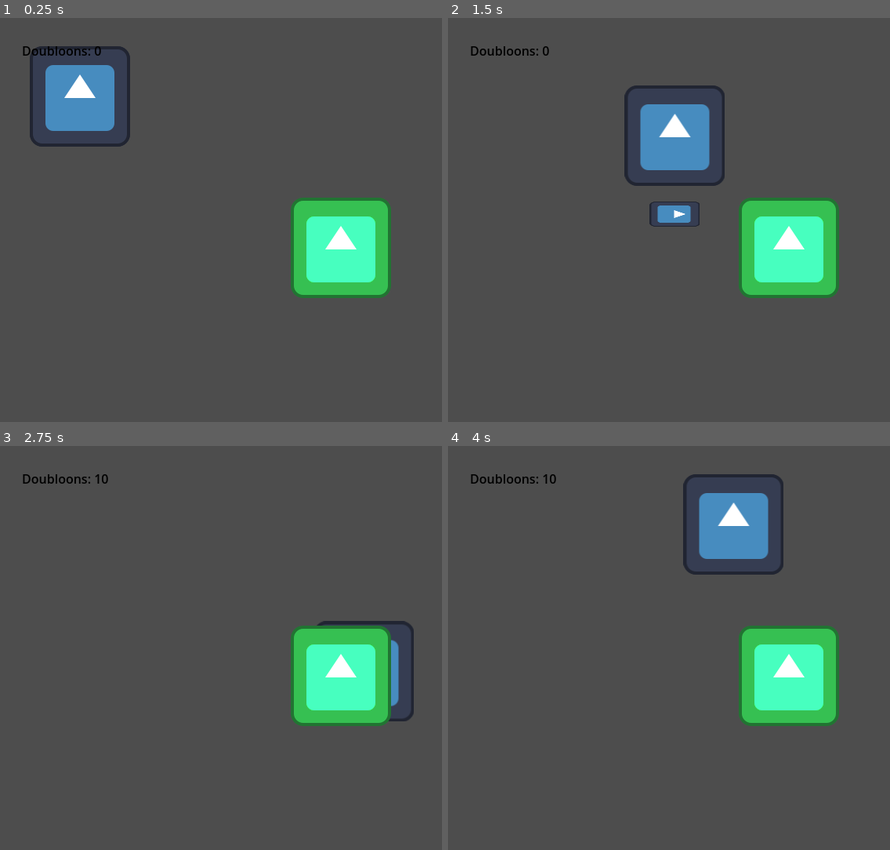
Above: before the commit, frames 1-4 (two rows, left to right).
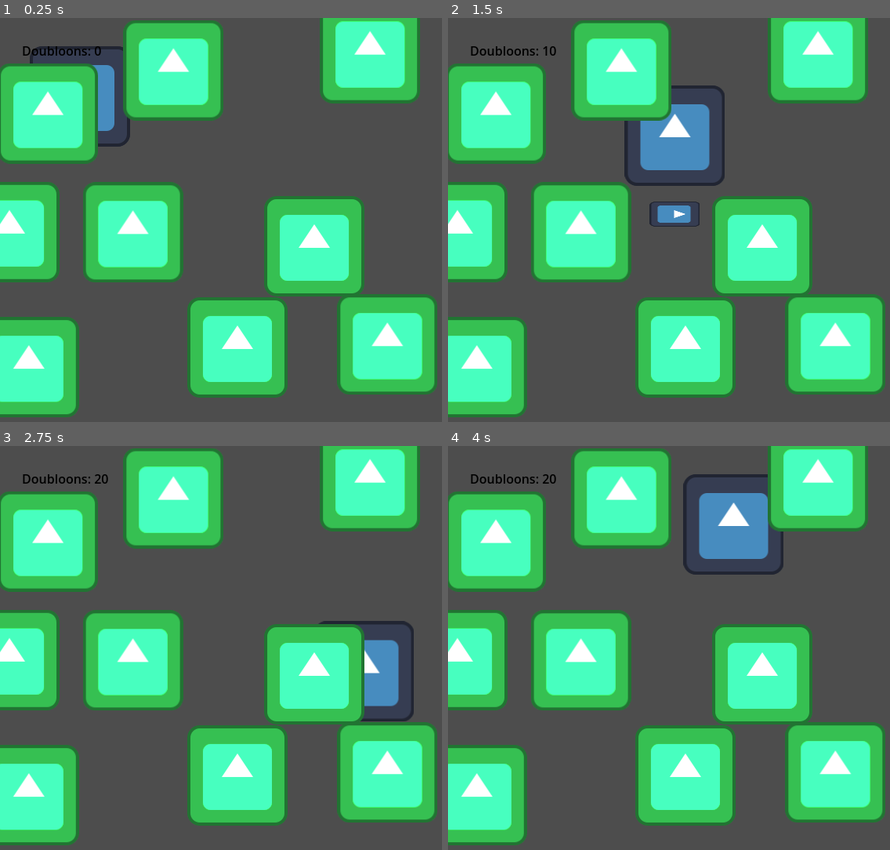
Above: after the commit, the same moments.

Repository: Bybett/Shinobi-Code
Game: Godot game, scene res://Scenes/root_scene_linux.tscn
Same seed, same stepped clock (60 frames per second), same inputs: the game is played once before the commit and once after it. The engine's default icon, where the game draws it, is replaced by a stand-in: a white triangle on a blue panel in a dark square.
Inputs:
- Up to frame 1 (0.25 s): no input
- Up to frame 2 (1.5 s): tap Enter at 0.5 s; hold D (Right) 0.53-1.28 s; tap Space (Space) at 0.6, 1.35 s; hold S (Down) from 1.28 s (still down)
- Up to frame 3 (2.75 s): release S (Down) at 2.03 s; hold D (Right) from 2.03 s (still down); tap Space (Space) at 2.1 s
- Up to frame 4 (4 s): release D (Right) at 2.78 s; hold W (Up) 2.78-3.53 s; tap Space (Space) at 2.85, 3.6 s; hold A (Left) from 3.53 s (still down)

The runs differ from the first frame. In frame 1, 45% of the frame differs, in the area x 0-99%, y 0-99%; in frame 2, 45%; in frame 3, 45%; in frame 4, 45%.

Commit message:
spawning enemies

Diff:
--- a/slime-slayer/Scenes/root_scene_linux.tscn
+++ b/slime-slayer/Scenes/root_scene_linux.tscn
@@ -1,9 +1,8 @@
-[gd_scene load_steps=10 format=3 uid="uid://cj3qaeck1sbq2"]
+[gd_scene load_steps=9 format=3 uid="uid://cj3qaeck1sbq2"]
 
 [ext_resource type="PackedScene" uid="uid://blnfphlrjc7qm" path="res://Scenes/Player Scenes/player_scene.tscn" id="1_c0w1u"]
 [ext_resource type="Script" path="res://Scripts/main_script.gd" id="1_irq5f"]
 [ext_resource type="Script" path="res://Scripts/player_script.gd" id="2_5jvhr"]
-[ext_resource type="PackedScene" uid="uid://bkt0v2v2afvxc" path="res://Scenes/enemy_scene.tscn" id="3_7meh6"]
 [ext_resource type="PackedScene" uid="uid://dstx040vqj326" path="res://Scenes/Player Scenes/sword_swipe.tscn" id="4_5xul6"]
 [ext_resource type="Script" path="res://Scripts/slime_spawner.gd" id="6_ltsga"]
 [ext_resource type="Script" path="res://Scripts/score_script.gd" id="6_p3554"]
@@ -25,9 +24,6 @@
 ATTACK_DISTANCE = 50
 sword_swipe_scene = ExtResource("4_5xul6")
 
-[node name="Enemy" parent="." instance=ExtResource("3_7meh6")]
-position = Vector2(433, 293)
-
 [node name="SlimeSpawner" type="Node2D" parent="."]
 script = ExtResource("6_ltsga")
 
--- a/slime-slayer/Scripts/globals.gd
+++ b/slime-slayer/Scripts/globals.gd
@@ -1,3 +1,13 @@
 extends Node
 
 var score: int = 0
+
+const MIN_X = 00.0 #map x size
+const MAX_X = 500.0 #map x size
+const MIN_Y = 0.0 #map y size
+const MAX_Y = 500.0 #map y size
+
+const MAX_ATTEMPTS = 10 # how man you can fit in map
+
+var enemies = [] # list of enemies
+const MIN_DISTANCE = 150.0 # distance from each enemy
--- a/slime-slayer/Scripts/score_script.gd
+++ b/slime-slayer/Scripts/score_script.gd
@@ -5,5 +5,5 @@
 	pass # Replace with function body.
 
 # Called every frame. 'delta' is the elapsed time since the previous frame.
-func _process(delta: float) -> void:
+func _process(_delta: float) -> void:
 	text = "Doubloons: " + str(Globals.score)
--- a/slime-slayer/Scripts/slime_spawner.gd
+++ b/slime-slayer/Scripts/slime_spawner.gd
@@ -1,6 +1,33 @@
 extends Node
 
-@onready var slime_scene: PackedScene = load("res://Scenes/enemy_scene.tscn")
+# Preload the Enemy scene
+const ENEMY_SCENE = preload("res://Scenes/enemy_scene.tscn")
 
-func spawn_slime(_slime: PackedScene):
-	pass
+func spawn_enemy(ENEMY_COUNT):
+	randomize()
+	for i in range(ENEMY_COUNT):
+		var enemy = ENEMY_SCENE.instantiate()
+		var valid_position = false
+		var attempts = 0
+		while attempts < Globals.MAX_ATTEMPTS and not valid_position:
+			enemy.position = Vector2(
+				randf_range(Globals.MIN_X, Globals.MAX_X),
+				randf_range(Globals.MIN_Y, Globals.MAX_Y)
+			)
+			valid_position = true
+			for other_enemy in Globals.enemies:
+				if is_instance_valid(other_enemy) and enemy.position.distance_to(other_enemy.position) < Globals.MIN_DISTANCE:
+					valid_position = false
+					break
+			attempts += 1
+		if valid_position:
+			add_child(enemy)
+			Globals.enemies.append(enemy)
+			print("Enemy ", i, " spawned at: ", enemy.position)
+		else:
+			print("Warning: Could not find valid position for enemy ", i)
+			enemy.queue_free()
+	print("Spawned ", Globals.enemies.size(), " enemies: ", Globals.enemies)
+
+func _ready():
+	spawn_enemy(25)
